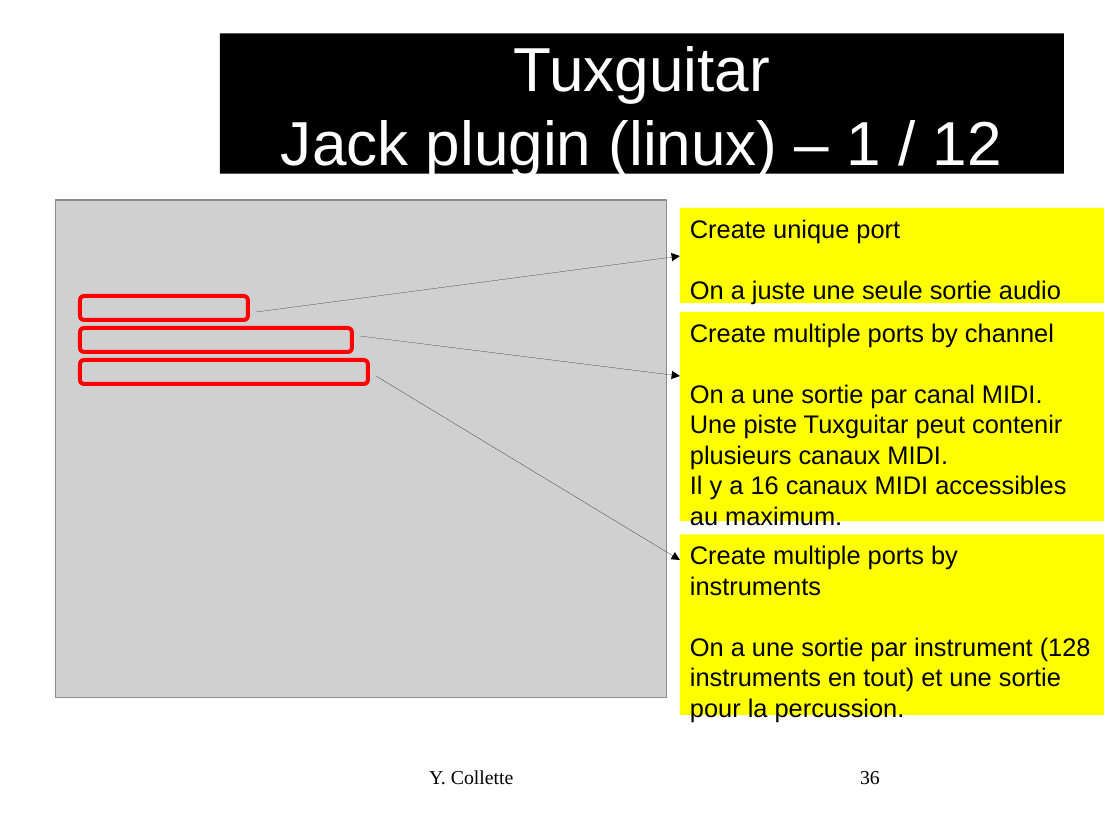
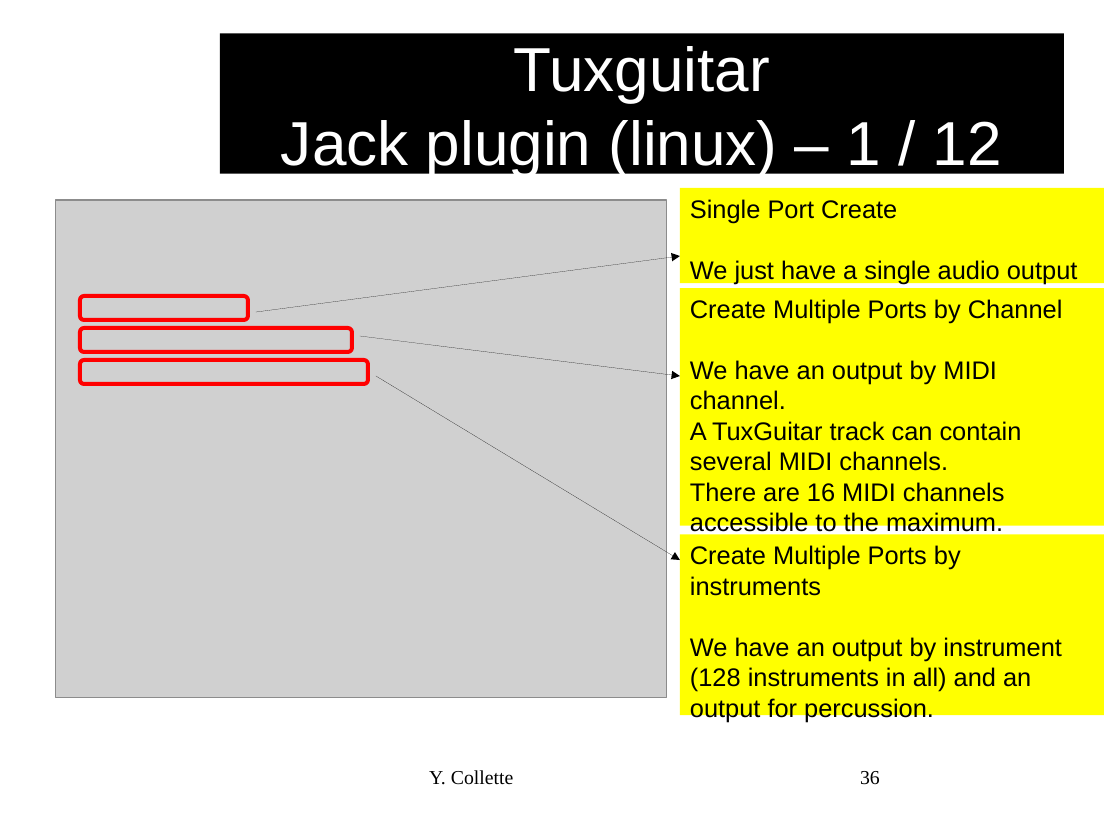
Before and after one commit to audinux/audinux.github.io, a slide deck: slide 36 of workshop/audio/TuxGuitar.odp. Drawn at 1120x840 pixels with LibreOffice and Linux fonts; fonts in the diff are those of the drawing; grey boxes stand for pictures; background and template pictures are left out. Boxes give left, top, right and bottom in pixels: in the first picture for what was removed or moved away, otherwise in the second. Text is boxed around its words. In the diff, an @@ line names an element or a change of style, - is before the commit and + after.

```diff
--- a/workshop/audio/TuxGuitar.odp
+++ b/workshop/audio/TuxGuitar.odp
@@ rectangle "Single Port Create": place and size @@
-rectangle "Single Port Create" at [680, 208, 1104, 304]
+rectangle "Single Port Create" at [680, 188, 1104, 284]
@@ text in rectangle at [690, 199, 1078, 284]: text changed @@
-Create unique port
-On a juste une seule sortie audio
+Single Port Create
+We just have a single audio output
@@ rectangle "Create Multiple Ports by Channel": place and size @@
-rectangle "Create Multiple Ports by Channel" at [680, 312, 1104, 521]
+rectangle "Create Multiple Ports by Channel" at [680, 288, 1104, 525]
@@ text in rectangle at [690, 299, 1063, 535]: text changed @@
-Create multiple ports by channel
-On a une sortie par canal MIDI.
-Une piste Tuxguitar peut contenir plusieurs canaux MIDI.
-Il y a 16 canaux MIDI accessibles au maximum.
+Create Multiple Ports by Channel
+We have an output by MIDI channel.
+A TuxGuitar track can contain several MIDI channels.
+There are 16 MIDI channels accessible to the maximum.
@@ text in rectangle at [690, 545, 1062, 722]: text changed @@
-Create multiple ports by instruments
-On a une sortie par instrument (128 instruments en tout) et une sortie pour la percussion.
+Create Multiple Ports by instruments
+We have an output by instrument (128 instruments in all) and an output for percussion.
```
Also in this commit, not shown: 34 other slides changed, 17 slides added, 17 slides removed, 3 other files.
